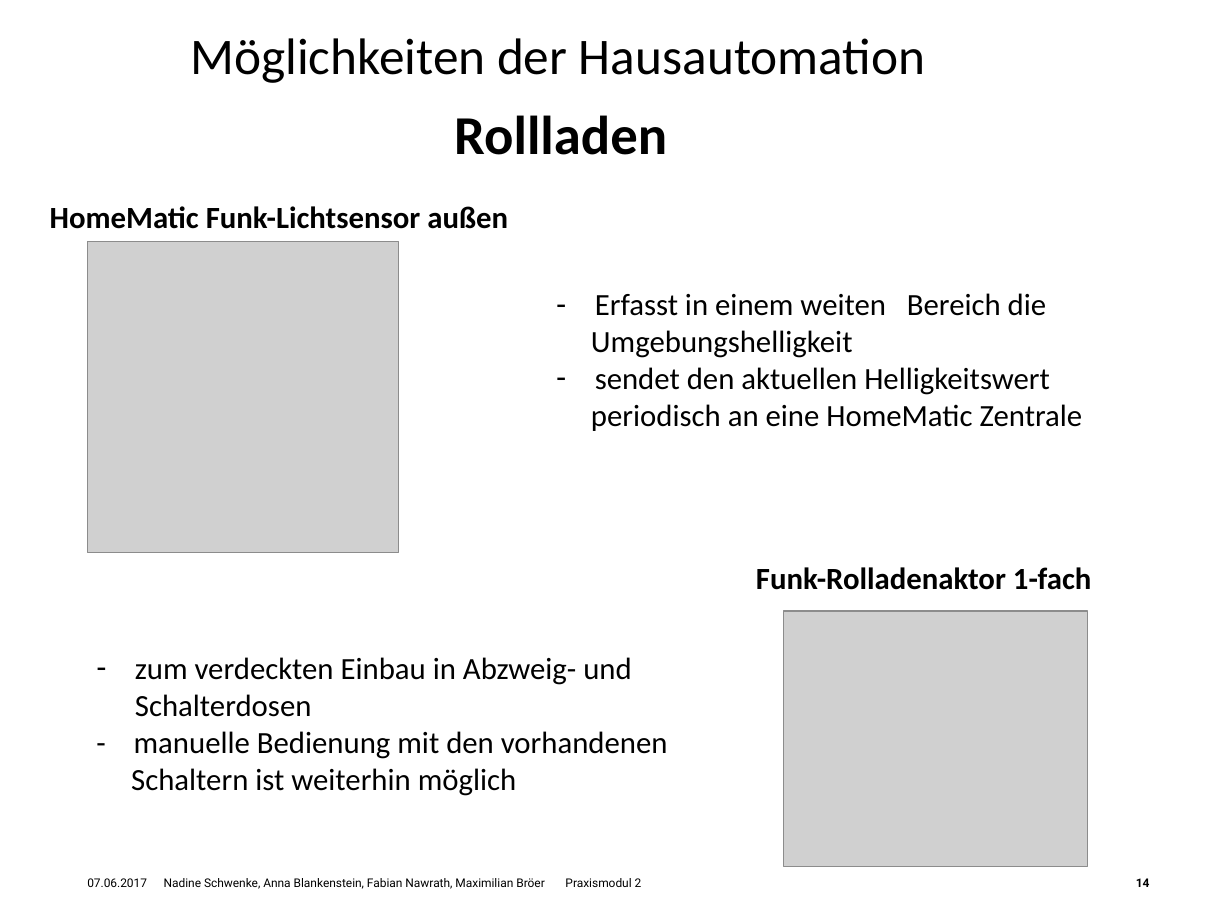
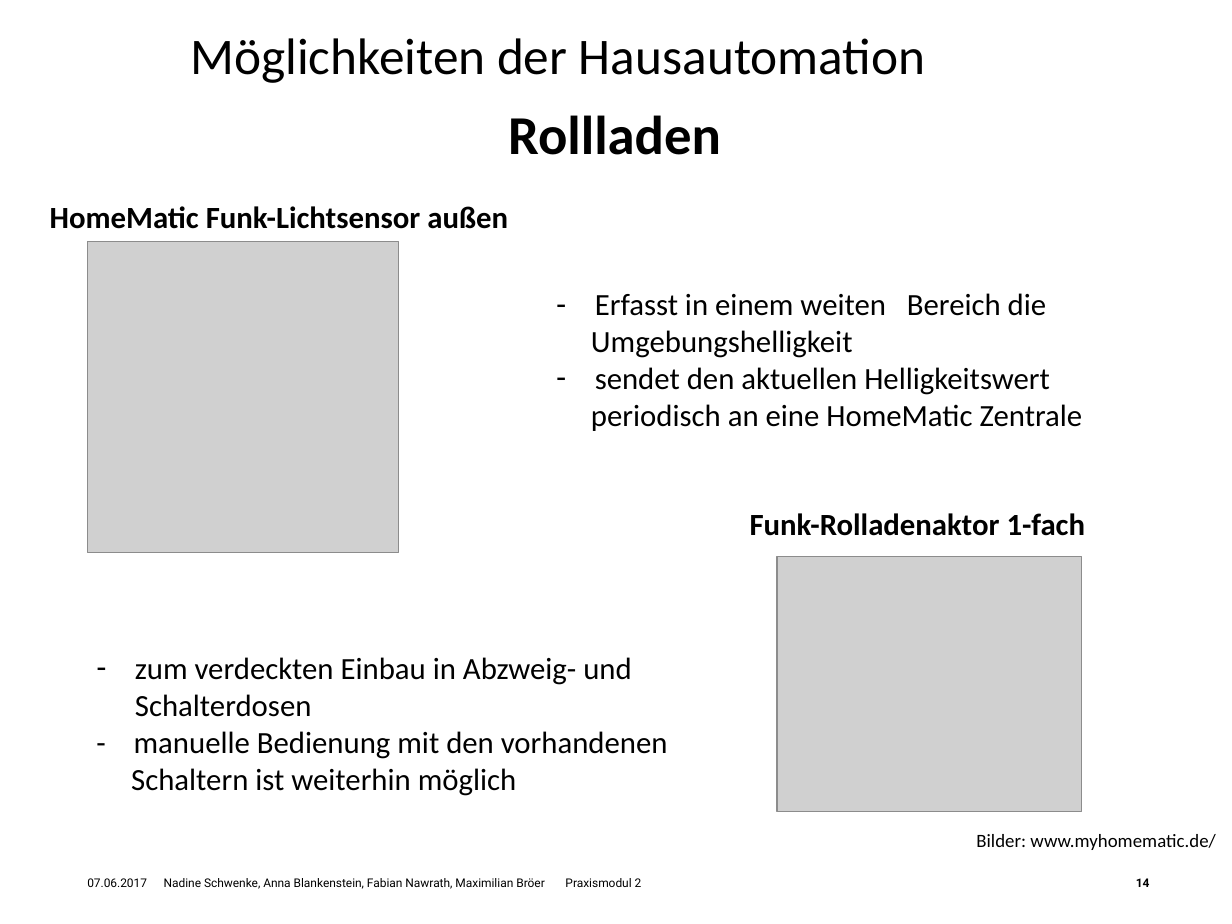
Before and after one commit to Nawygator/Praxisseminar, a slide deck: slide 14 of HSHL_Hausautomationssysteme.potx.pptx. Drawn at 1232x924 pixels with LibreOffice and Linux fonts; fonts in the diff are those of the drawing; grey boxes stand for pictures; background and template pictures are left out. Boxes give left, top, right and bottom in pixels: in the first picture for what was removed or moved away, otherwise in the second. Text is boxed around its words. In the diff, an @@ line names an element or a change of style, - is before the commit and + after.

```diff
--- a/HSHL_Hausautomationssysteme.potx.pptx
+++ b/HSHL_Hausautomationssysteme.potx.pptx
@@ text "Rollladen": place and size @@
-text "Rollladen" at [454, 115, 667, 155]
+text "Rollladen" at [508, 115, 721, 155]
@@ text "Funk-Rolladenaktor 1-fach": place and size @@
-text "Funk-Rolladenaktor 1-fach" at [756, 567, 1092, 590]
+text "Funk-Rolladenaktor 1-fach" at [750, 513, 1086, 536]
@@ picture: place and size @@
-picture at [784, 611, 1088, 866]
+picture at [777, 557, 1082, 812]
@@ text added at [976, 834, 1215, 850], 11 pt, text #000000 @@
+Bilder: www.myhomematic.de/
```
Also in this commit, not shown: 9 other slides changed, 1 other file.
